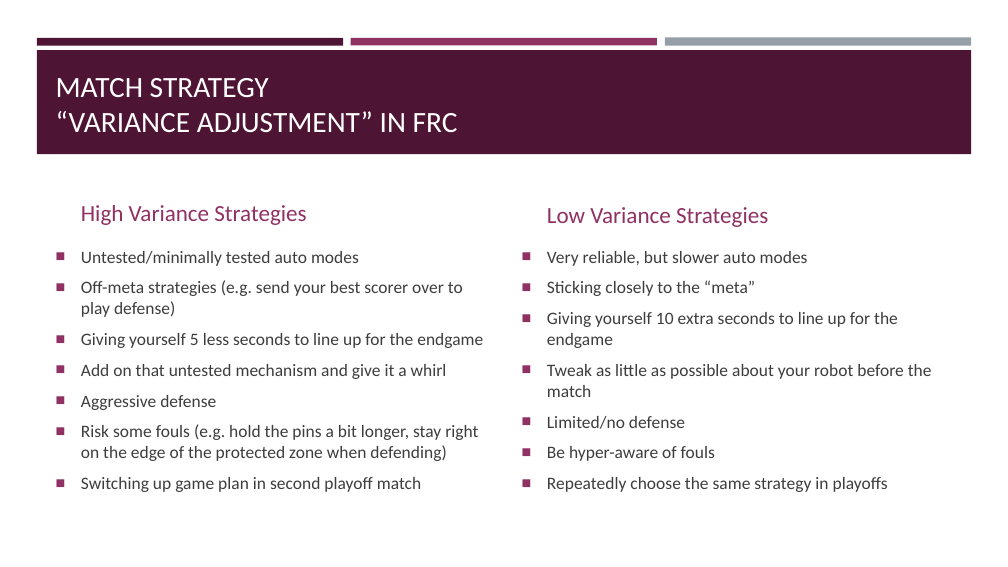
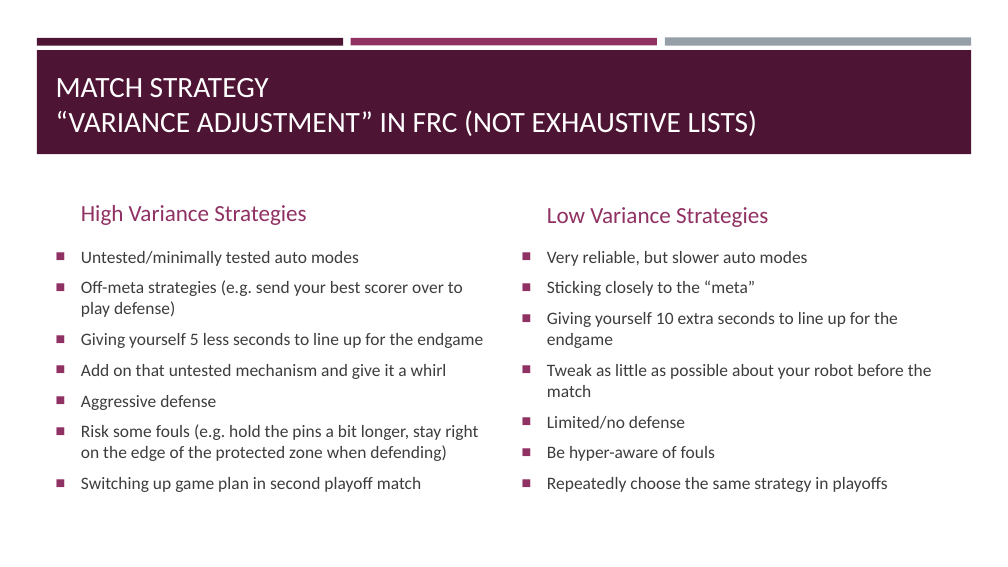
Before and after one commit to inkling16/Presentations, a slide deck: slide 17 of Statistics In FRC - FIRST Bootcamp 2019.pptx. Drawn at 1008x567 pixels with LibreOffice and Linux fonts; fonts in the diff are those of the drawing. Boxes give left, top, right and bottom in pixels: in the first picture for what was removed or moved away, otherwise in the second. Text is boxed around its words. In the diff, an @@ line names an element or a change of style, - is before the commit and + after.

```diff
--- a/Statistics In FRC - FIRST Bootcamp 2019.pptx
+++ b/Statistics In FRC - FIRST Bootcamp 2019.pptx
@@ title at [56,78,758,136]: text changed @@
-MATCH STRATEGY
-“VARIANCE ADJUSTMENT” IN FRC
+MATCH STRATEGY
+“VARIANCE ADJUSTMENT” IN FRC (NOT EXHAUSTIVE LISTS)
```
Also in this commit, not shown: 10 other slides changed.
